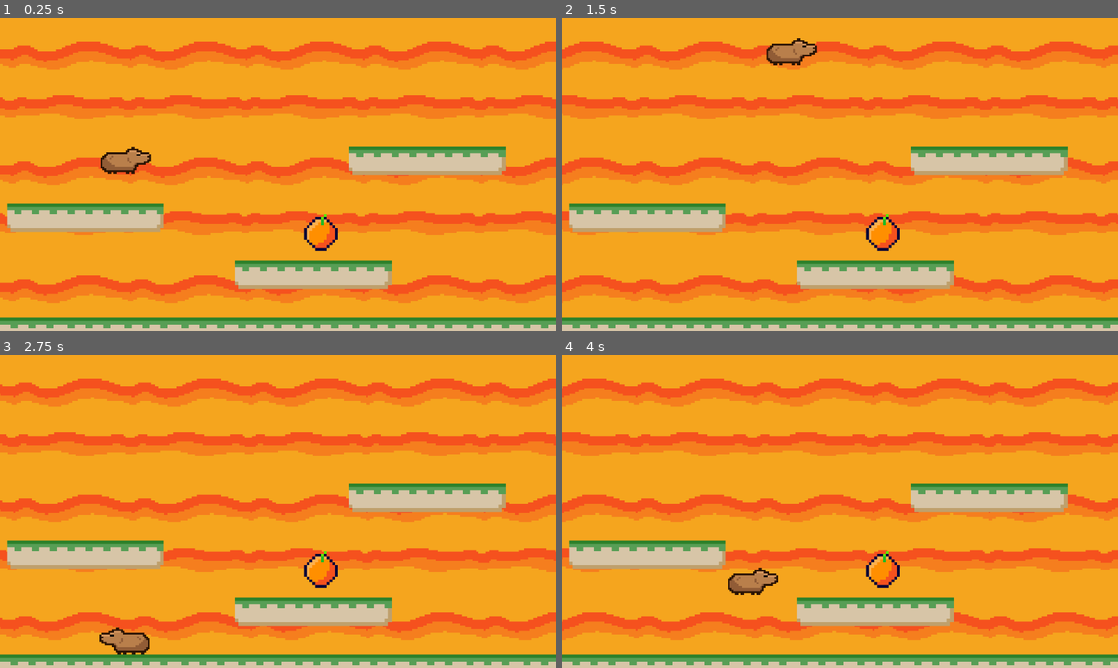
Above: before the commit, frames 1-4 (two rows, left to right).
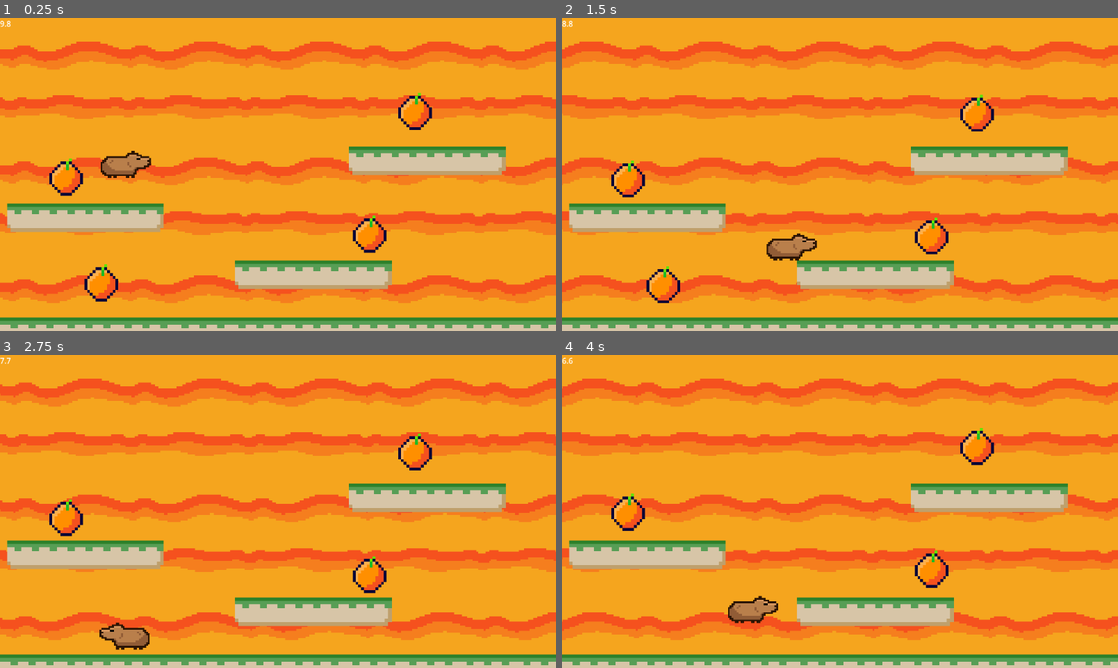
Above: after the commit, the same moments.

Repository: Alafandri/Capyware-games
Game: Godot game, scene res://Scenes/Games/1.tscn
Same seed, same stepped clock (60 frames per second), same inputs: the game is played once before the commit and once after it.
Inputs (mouse positions are in pixels of both pictures, inside the frame that each line leads up to):
- Up to frame 1 (0.25 s): no input
- Up to frame 2 (1.5 s): tap Enter (ui_accept) at 0.5, 0.6, 0.77, 1.07 s; move the mouse to (962, 158) at 0.52 s; hold Right (ui_right) 0.53-1.25 s; click (962, 158) at 0.67 s; drag from (728, 190) to (884, 230) at 1.27 s
- Up to frame 3 (2.75 s): move the mouse to (333, 442) at 2.02 s; hold Left (ui_left) from 2.03 s (still down); tap Shift at 2.1 s; tap Enter (ui_accept) at 2.3 s
- Up to frame 4 (4 s): release Left (ui_left) at 2.75 s; drag from (812, 574) to (673, 464) at 2.77 s; move the mouse to (1006, 558) at 3.52 s; hold Right (ui_right) from 3.53 s (still down); tap Alt at 3.6 s; tap Enter (ui_accept) at 3.77, 3.8 s

The runs differ from the first frame. In frame 1, 3.0% of the frame differs, in the area x 0-78%, y 0-91%; in frame 2, 3.6%, in the area x 0-78%, y 0-92%; in frame 3, 2.6%; in frame 4, 3.1%.

Commit message:
Level 1 progress

Diff:
--- a/Code/Global.gd
+++ b/Code/Global.gd
@@ -1,4 +1,4 @@
 extends Node
 
-var minigames_done = 0
+var minigames_done = 1
 var lives = 5
--- a/Code/capybara.gd
+++ b/Code/capybara.gd
@@ -1,34 +1,54 @@
 extends CharacterBody2D
+
 
 @export var SPEED = 300.0
 @export var JUMP_VELOCITY = -400.0
+@export var MINJUMPVELOCITY = -150.0
+@export var COYOTETIME: float = 0.15
+@export var JUMPBUFFERTIME: float = 0.15
+
+var coyotetimer: float = 0.0
+var jumpbuffertimer: float = 0.0
+
 
 func _physics_process(delta: float) -> void:
-	# 1. Apply Gravity
+	if is_on_floor():
+		coyotetimer = COYOTETIME
+	else:
+		coyotetimer -= delta
+
+	if Input.is_action_just_pressed("ui_accept"):
+		jumpbuffertimer = JUMPBUFFERTIME
+	else:
+		jumpbuffertimer -= delta
+
+# Add the gravity.
 	if not is_on_floor():
 		velocity += get_gravity() * delta
 
-	# 2. Handle Jump Input
-	if Input.is_action_just_pressed("ui_accept") and is_on_floor():
+# Handle jump.
+	if jumpbuffertimer > 0.0 and coyotetimer > 0.0:
 		velocity.y = JUMP_VELOCITY
+		coyotetimer = 0.0
+		jumpbuffertimer = 0.0
 
-	# 3. Handle Horizontal Movement
+	if Input.is_action_just_released("ui_accept") and velocity.y < MINJUMPVELOCITY:
+		velocity.y = MINJUMPVELOCITY
+
+# Get the input direction and handle the movement/deceleration.
+# As good practice, you should replace UI actions with custom gameplay actions.
 	var direction := Input.get_axis("ui_left", "ui_right")
 	if direction:
 		velocity.x = direction * SPEED
-		$AnimatedSprite2D.flip_h = (direction < 0) # Flips sprite when moving left
+		$AnimatedSprite2D.flip_h = (direction < 0)
 	else:
 		velocity.x = move_toward(velocity.x, 0, SPEED)
 
-	# 4. Handle Animations (Separated from physics logic)
-	update_animations(direction)
-
-	move_and_slide()
-
-func update_animations(direction: float) -> void:
 	if not is_on_floor():
 		$AnimatedSprite2D.play("Jump")
 	elif direction != 0:
 		$AnimatedSprite2D.play("Walk")
 	else:
 		$AnimatedSprite2D.play("Idle")
+
+	move_and_slide()
--- /dev/null
+++ b/Code/game1.gd
@@ -0,0 +1,37 @@
+extends Node2D
+@onready var themed_timer: Node2D = $Timer
+# ^^^ You dragged this in the scene by the way
+
+
+
+var garlic_collected = 0 # just keeping track of garlic collected
+var timer_end = false # boolean (true or false) stating whether the timer ended
+
+func _ready() -> void:
+
+		#Below you can see that I have a function that I named. I grab a
+		#function from it that was created in it's script and use `await` to
+		# tell the script to wait for a signal, or for when a function finshes
+
+
+	await themed_timer.Timer(10.0) #accessing a function from this node
+	#after this is compeleted...
+	timer_end = true # now we're saying "oh ye you ran out of time"
+
+func _process(delta: float) -> void: # running every frame brochacho
+
+	if garlic_collected == 3: # the double equals is just an argument asking if it's the same, with "=" it'll give an error
+		if Global.minigames_done > 3: # we access a global script and see how many minigames have been compeleted
+			get_tree().change_scene_to_file("res://Scenes/Games/2.tscn") # change current play scene into another, but you make your own finish screen in a later challenge, dont worry abt this rn
+		else:
+			get_tree().change_scene_to_file("res://Scenes/Other/level_scene.tscn") # go back to the intermission scene
+
+	if timer_end: # if the timer does end...
+		Global.minigames_done -=1 #go back a minigame
+		Global.lives -= 1 # lose ur lives
+		get_tree().change_scene_to_file("res://Scenes/Other/level_scene.tscn") # back to intermission
+
+
+func garlic_collect() -> void: # cool function that you connect to those garlics
+	garlic_collected = garlic_collected +1
+	return
--- /dev/null
+++ b/Code/grass.gd
@@ -0,0 +1,11 @@
+extends Node2D
+
+
+# Called when the node enters the scene tree for the first time.
+func _ready() -> void:
+	pass # Replace with function body.
+
+
+# Called every frame. 'delta' is the elapsed time since the previous frame.
+func _process(delta: float) -> void:
+	pass
--- /dev/null
+++ b/Code/orange.gd
@@ -0,0 +1,17 @@
+extends Node2D
+
+@onready var self_area: Area2D = $Area2D
+@onready var player_area: Area2D = $"../Capybara/Area2D"
+
+signal garlic_collected
+
+func _ready() -> void:
+	self_area.area_entered.connect(_on_area_entered)
+
+func _on_area_entered(area: Area2D) -> void:
+	if area == player_area and visible:
+		garlic_collected.emit()
+		hide()
+
+func _on_garlic_collected() -> void:
+	print("Garlic collected!")
--- /dev/null
+++ b/Code/scissors.gd
@@ -0,0 +1,11 @@
+extends Node2D
+
+
+# Called when the node enters the scene tree for the first time.
+func _ready() -> void:
+	pass # Replace with function body.
+
+
+# Called every frame. 'delta' is the elapsed time since the previous frame.
+func _process(delta: float) -> void:
+	pass
--- a/Code/timer_scene.gd
+++ b/Code/timer_scene.gd
@@ -1,12 +1,12 @@
 extends Node2D
-@onready var garlic_container: HBoxContainer = $GarlicContainer
-@onready var garlic: TextureRect = $GarlicContainer/Garlic
-@onready var garlic_2: TextureRect = $GarlicContainer/Garlic2
-@onready var garlic_3: TextureRect = $GarlicContainer/Garlic3
-@onready var garlic_4: TextureRect = $GarlicContainer/Garlic4
-@onready var garlic_5: TextureRect = $GarlicContainer/Garlic5
-@onready var level: RichTextLabel = $Level
-@onready var timer: RichTextLabel = $Timer
+@onready var garlic_container: HBoxContainer = $CanvasLayer/HBoxContainer
+@onready var garlic: TextureRect = $CanvasLayer/HBoxContainer/TextureRect
+@onready var garlic_2: TextureRect = $CanvasLayer/HBoxContainer/TextureRect2
+@onready var garlic_3: TextureRect = $CanvasLayer/HBoxContainer/TextureRect3
+@onready var garlic_4: TextureRect = $CanvasLayer/HBoxContainer/TextureRect4
+@onready var garlic_5: TextureRect = $CanvasLayer/HBoxContainer/TextureRect5
+@onready var level: RichTextLabel = $CanvasLayer/Level
+@onready var timer: RichTextLabel = $CanvasLayer/Timer
 
 var time
 
@@ -14,8 +14,8 @@
 	await Timer(5.0) # using the function created
 
 	if Global.minigames_done < 3: # if you havent completed 3 minigames yet
-		Global.minigames_done = Global.minigames_done +1
-		get_tree().change_scene_to_file("res://scenes/minigame_" + str(Global.minigames_done) + ".tscn") # changes your scene by arranging this frankenstein path.
+		Global.minigames_done = Global.minigames_done + 1
+		get_tree().change_scene_to_file("res://Scenes/Games/" + str(Global.minigames_done) + ".tscn") # changes your scene by arranging this frankenstein path.
 # Above, your script is being told to go to the next minigame. If the
 # current minigame is Level 1, then you would be on minigame 1. If you
 # complete that level, you have the minigames_done add one, and then you
--- a/Scene objects/1/Capybara.tscn
+++ b/Scene objects/1/Capybara.tscn
@@ -209,3 +209,9 @@
 autoplay = "Idle"
 frame = 35
 frame_progress = 1.0
+
+[node name="Area2D" type="Area2D" parent="." unique_id=1231769302]
+
+[node name="CollisionShape2D2" type="CollisionShape2D" parent="Area2D" unique_id=830261930]
+position = Vector2(1, 0.5)
+shape = SubResource("RectangleShape2D_g4v7s")
--- a/Scene objects/1/orange.tscn
+++ b/Scene objects/1/orange.tscn
@@ -1,6 +1,7 @@
 [gd_scene format=3 uid="uid://dmm1vl8v3q7b6"]
 
 [ext_resource type="Texture2D" uid="uid://dxa5oxdamt0dm" path="res://Art/1/Orange.png" id="1_5x02n"]
+[ext_resource type="Script" uid="uid://qso54jisqfgr" path="res://Code/orange.gd" id="1_xsfwy"]
 
 [sub_resource type="AtlasTexture" id="AtlasTexture_xsfwy"]
 atlas = ExtResource("1_5x02n")
@@ -19,14 +20,60 @@
 
 [sub_resource type="RectangleShape2D" id="RectangleShape2D_yf5fn"]
 
-[node name="Orange" type="Area2D" unique_id=1827329511]
+[sub_resource type="Animation" id="Animation_e7smf"]
+length = 0.001
+tracks/0/type = "value"
+tracks/0/imported = false
+tracks/0/enabled = true
+tracks/0/path = NodePath("Area2D:position")
+tracks/0/interp = 1
+tracks/0/loop_wrap = true
+tracks/0/keys = {
+"times": PackedFloat32Array(0),
+"transitions": PackedFloat32Array(1),
+"update": 0,
+"values": [Vector2(0, -8.31)]
+}
 
-[node name="AnimatedSprite2D" type="AnimatedSprite2D" parent="." unique_id=322408637]
+[sub_resource type="Animation" id="Animation_xsfwy"]
+resource_name = "new_animation"
+loop_mode = 2
+tracks/0/type = "value"
+tracks/0/imported = false
+tracks/0/enabled = true
+tracks/0/path = NodePath("Area2D:position")
+tracks/0/interp = 1
+tracks/0/loop_wrap = true
+tracks/0/keys = {
+"times": PackedFloat32Array(0, 1),
+"transitions": PackedFloat32Array(1, 1),
+"update": 0,
+"values": [Vector2(0, -8.31), Vector2(0, 6.62)]
+}
+
+[sub_resource type="AnimationLibrary" id="AnimationLibrary_e7smf"]
+_data = {
+&"RESET": SubResource("Animation_e7smf"),
+&"new_animation": SubResource("Animation_xsfwy")
+}
+
+[node name="Orange" type="Node2D" unique_id=1692813608]
+script = ExtResource("1_xsfwy")
+
+[node name="Area2D" type="Area2D" parent="." unique_id=2006733454]
+position = Vector2(0, -8.31)
+
+[node name="AnimatedSprite2D" type="AnimatedSprite2D" parent="Area2D" unique_id=322408637]
 texture_filter = 1
 position = Vector2(4.7683716e-07, 4.7683716e-07)
 scale = Vector2(5.894223, 5.894223)
 sprite_frames = SubResource("SpriteFrames_g4v7s")
 
-[node name="CollisionShape2D" type="CollisionShape2D" parent="." unique_id=999337869]
+[node name="CollisionShape2D" type="CollisionShape2D" parent="Area2D" unique_id=999337869]
 scale = Vector2(4.7153788, 4.7153788)
 shape = SubResource("RectangleShape2D_yf5fn")
+
+[node name="AnimationPlayer" type="AnimationPlayer" parent="Area2D" unique_id=436729515]
+root_node = NodePath("../..")
+libraries/ = SubResource("AnimationLibrary_e7smf")
+autoplay = &"new_animation"
--- /dev/null
+++ b/Scene objects/2/grass.tscn
@@ -0,0 +1,18 @@
+[gd_scene format=3 uid="uid://cu7ipgc73fpwc"]
+
+[ext_resource type="Texture2D" uid="uid://boh5td0u7byhm" path="res://Art/2/grass.png" id="1_l4ipr"]
+[ext_resource type="Script" uid="uid://cvbv2gfscfyp5" path="res://Code/grass.gd" id="1_o7ymr"]
+
+[sub_resource type="RectangleShape2D" id="RectangleShape2D_g4v7s"]
+
+[node name="Grass" type="Node2D" unique_id=1113973880]
+script = ExtResource("1_o7ymr")
+
+[node name="Sprite2D" type="Sprite2D" parent="." unique_id=360416796]
+texture_filter = 1
+texture = ExtResource("1_l4ipr")
+
+[node name="Area2D" type="Area2D" parent="." unique_id=651550208]
+
+[node name="CollisionShape2D" type="CollisionShape2D" parent="Area2D" unique_id=1718362737]
+shape = SubResource("RectangleShape2D_g4v7s")
--- /dev/null
+++ b/Scene objects/2/scissors.tscn
@@ -0,0 +1,46 @@
+[gd_scene format=3 uid="uid://cvvxjofegow50"]
+
+[ext_resource type="Script" uid="uid://by20xmdqqron1" path="res://Code/scissors.gd" id="1_0vqok"]
+[ext_resource type="Texture2D" uid="uid://v7p7h75yg46" path="res://Art/2/scissorsSheet.png" id="1_15qwc"]
+
+[sub_resource type="AtlasTexture" id="AtlasTexture_0vqok"]
+atlas = ExtResource("1_15qwc")
+region = Rect2(0, 0, 64, 48)
+
+[sub_resource type="AtlasTexture" id="AtlasTexture_vvo7m"]
+atlas = ExtResource("1_15qwc")
+region = Rect2(64, 0, 64, 48)
+
+[sub_resource type="SpriteFrames" id="SpriteFrames_g4v7s"]
+animations = [{
+"frames": [{
+"duration": 1.0,
+"texture": SubResource("AtlasTexture_0vqok")
+}, {
+"duration": 1.0,
+"texture": SubResource("AtlasTexture_vvo7m")
+}, {
+"duration": 1.0,
+"texture": SubResource("AtlasTexture_0vqok")
+}],
+"loop": 0,
+"name": &"default",
+"speed": 5.0
+}]
+
+[sub_resource type="RectangleShape2D" id="RectangleShape2D_15qwc"]
+size = Vector2(17.986113, 20)
+
+[node name="Scissors" type="Node2D" unique_id=1702274915]
+script = ExtResource("1_0vqok")
+
+[node name="AnimatedSprite2D" type="AnimatedSprite2D" parent="." unique_id=48270446]
+texture_filter = 1
+sprite_frames = SubResource("SpriteFrames_g4v7s")
+
+[node name="Area2D" type="Area2D" parent="." unique_id=903451456]
+scale = Vector2(2.8799996, 1)
+
+[node name="CollisionShape2D" type="CollisionShape2D" parent="Area2D" unique_id=1084260696]
+position = Vector2(1.006944, 0)
+shape = SubResource("RectangleShape2D_15qwc")
--- a/Scenes/Games/1.tscn
+++ b/Scenes/Games/1.tscn
@@ -1,8 +1,10 @@
 [gd_scene format=4 uid="uid://dgv87a1jmphmm"]
 
 [ext_resource type="PackedScene" uid="uid://djsguejrjl34c" path="res://Scene objects/1/Capybara.tscn" id="1_8xpk5"]
+[ext_resource type="Script" uid="uid://cvyqubb3c7iwg" path="res://Code/game1.gd" id="1_kfny4"]
 [ext_resource type="Texture2D" uid="uid://cj41cvjd0xv66" path="res://Art/1/tilemapforgame.png" id="2_5lfit"]
 [ext_resource type="PackedScene" uid="uid://dmm1vl8v3q7b6" path="res://Scene objects/1/orange.tscn" id="3_fay4f"]
+[ext_resource type="PackedScene" uid="uid://cxta7qniptcrs" path="res://Scenes/Other/Timer.tscn" id="4_1n38b"]
 [ext_resource type="Texture2D" uid="uid://d00i7efa2t68q" path="res://Art/Backgrounds/bg1.png" id="5_kfny4"]
 
 [sub_resource type="TileSetAtlasSource" id="TileSetAtlasSource_fay4f"]
@@ -31,6 +33,7 @@
 size = Vector2(213, 1115)
 
 [node name="1" type="Node2D" unique_id=181008585]
+script = ExtResource("1_kfny4")
 
 [node name="Capybara" parent="." unique_id=161318652 instance=ExtResource("1_8xpk5")]
 z_index = 1
@@ -45,7 +48,16 @@
 tile_set = SubResource("TileSet_g4v7s")
 
 [node name="Orange" parent="." unique_id=1827329511 instance=ExtResource("3_fay4f")]
-position = Vector2(665, 441)
+position = Vector2(766, 449)
+
+[node name="Orange2" parent="." unique_id=1996881010 instance=ExtResource("3_fay4f")]
+position = Vector2(860, 195)
+
+[node name="Orange3" parent="." unique_id=845402325 instance=ExtResource("3_fay4f")]
+position = Vector2(137, 331)
+
+[node name="Orange4" parent="." unique_id=1935471185 instance=ExtResource("3_fay4f")]
+position = Vector2(210, 550)
 
 [node name="Parallax2D" type="Parallax2D" parent="." unique_id=951907388]
 texture_filter = 1
@@ -81,3 +93,10 @@
 position = Vector2(1259.5, 324)
 shape = SubResource("RectangleShape2D_2jr3b")
 metadata/_edit_lock_ = true
+
+[node name="Timer" parent="." unique_id=1539659428 instance=ExtResource("4_1n38b")]
+
+[connection signal="garlic_collected" from="Orange" to="Orange" method="_on_garlic_collected"]
+[connection signal="garlic_collected" from="Orange2" to="Orange2" method="_on_garlic_collected"]
+[connection signal="garlic_collected" from="Orange3" to="Orange3" method="_on_garlic_collected"]
+[connection signal="garlic_collected" from="Orange4" to="Orange4" method="_on_garlic_collected"]
--- a/Scenes/Games/2.tscn
+++ b/Scenes/Games/2.tscn
@@ -1,3 +1,31 @@
 [gd_scene format=3 uid="uid://baql5102v5t4v"]
 
+[ext_resource type="PackedScene" uid="uid://cu7ipgc73fpwc" path="res://Scene objects/2/grass.tscn" id="1_a6po8"]
+[ext_resource type="PackedScene" uid="uid://cvvxjofegow50" path="res://Scene objects/2/scissors.tscn" id="2_6dc3v"]
+
 [node name="2" type="Node2D" unique_id=871122075]
+
+[node name="Grass" parent="." unique_id=1113973880 instance=ExtResource("1_a6po8")]
+position = Vector2(184.00002, 246)
+scale = Vector2(10.479999, 10.479999)
+
+[node name="Grass2" parent="." unique_id=731003295 instance=ExtResource("1_a6po8")]
+position = Vector2(908.99994, 187)
+scale = Vector2(10.479999, 10.479999)
+
+[node name="Grass3" parent="." unique_id=48686573 instance=ExtResource("1_a6po8")]
+position = Vector2(621.9999, 498.00003)
+scale = Vector2(10.479999, 10.479999)
+
+[node name="Grass4" parent="." unique_id=134005002 instance=ExtResource("1_a6po8")]
+position = Vector2(497, 188.99994)
+scale = Vector2(10.479999, 10.479999)
+
+[node name="Grass5" parent="." unique_id=1539587721 instance=ExtResource("1_a6po8")]
+position = Vector2(324, 454.00003)
+scale = Vector2(10.479999, 10.479999)
+
+[node name="Scissors" parent="." unique_id=1702274915 instance=ExtResource("2_6dc3v")]
+z_index = 1
+position = Vector2(700, 366.00003)
+scale = Vector2(4.919997, 4.919997)
--- a/Scenes/Other/Timer.tscn
+++ b/Scenes/Other/Timer.tscn
@@ -5,6 +5,8 @@
 [node name="Timer" type="Node2D" unique_id=1539659428]
 script = ExtResource("1_gdmir")
 
-[node name="RichTextLabel" type="RichTextLabel" parent="." unique_id=9264885]
+[node name="timer" type="RichTextLabel" parent="." unique_id=9264885]
 offset_right = 40.0
 offset_bottom = 40.0
+
+[node name="Timer" type="Timer" parent="." unique_id=471031797]
--- a/project.godot
+++ b/project.godot
@@ -30,6 +30,7 @@
 [physics]
 
 3d/physics_engine="Jolt Physics"
+2d/default_gravity=1270.5469999999996
 
 [rendering]
 
Not shown, added: Code/game1.gd.uid
Not shown, added: Code/grass.gd.uid
Not shown, added: Code/orange.gd.uid
Not shown, added: Code/scissors.gd.uid
